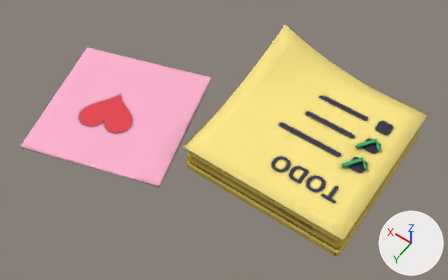
Two versions of the glTF model client/public/models/sticky_notes.glb, one commit apart.
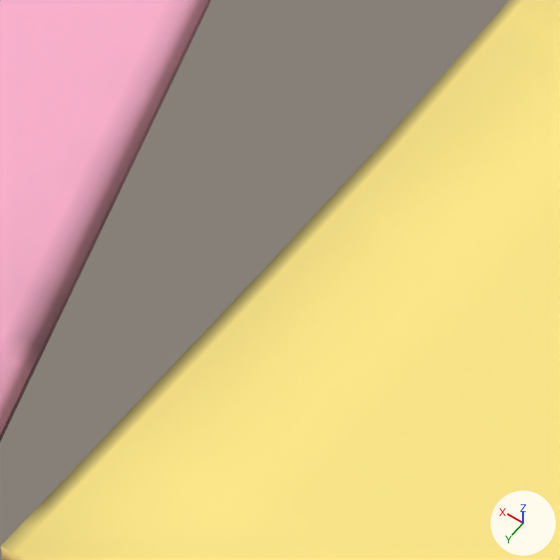
The first picture shows the older version from a camera (50 mm lens) standing at (-0.068, 0.1574, 0.2235) and looking at (0.0299, 0.0202, 0.0079). The close-ups show the older and then the newer version on the part from 41% to 52% of the width and 36% to 53% of the height of that picture. Only the edits that show in the close-ups are written down. The axes (+X, +Y, +Z) are drawn at lower right. The lights are the same throughout.

Objects in the first close-up: 'sticky_notes'.
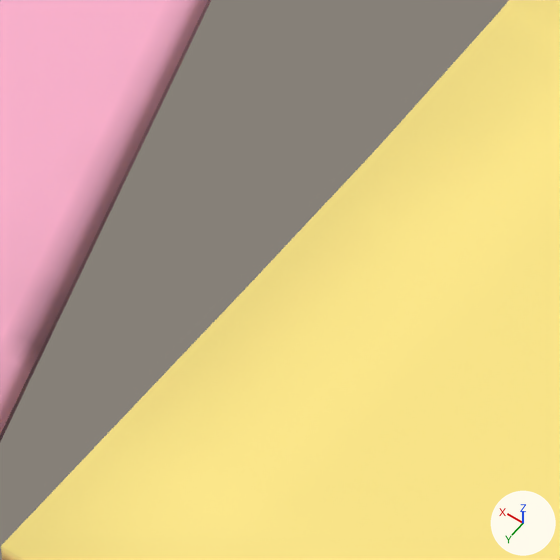
What changed in the scene script:
```text
Change mat_note:
    where n3 = _N.new('ShaderNodeTexImage'); n3.name = 'Image Texture'
    add n3.extension = 'EXTEND'
```

Location of each change, (x1, y1, x2, y2) in pixels of the close-ups (560 x 560 px):
'sticky_notes', surface changed: (1, 0, 522, 553) in both
